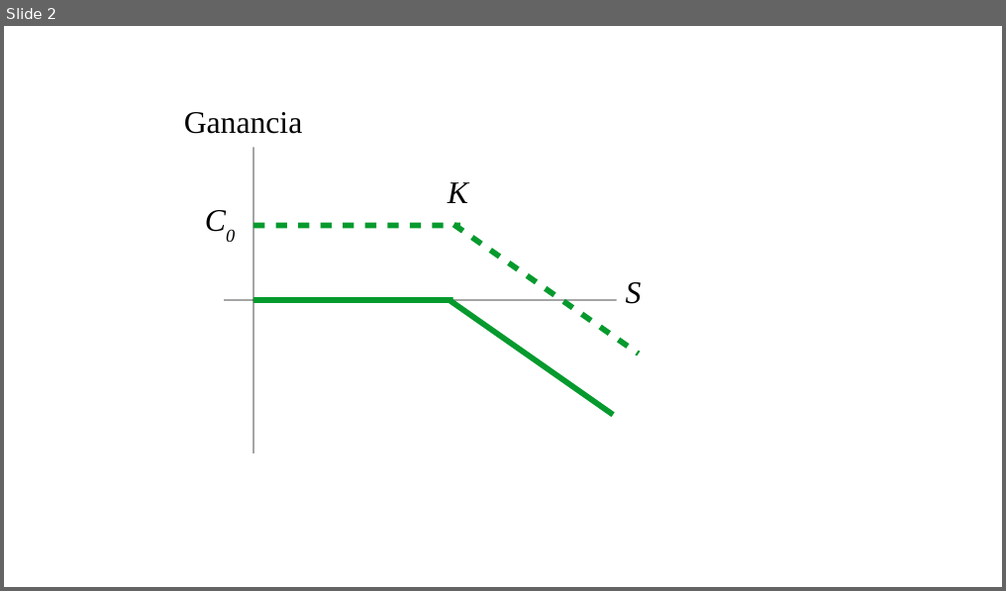
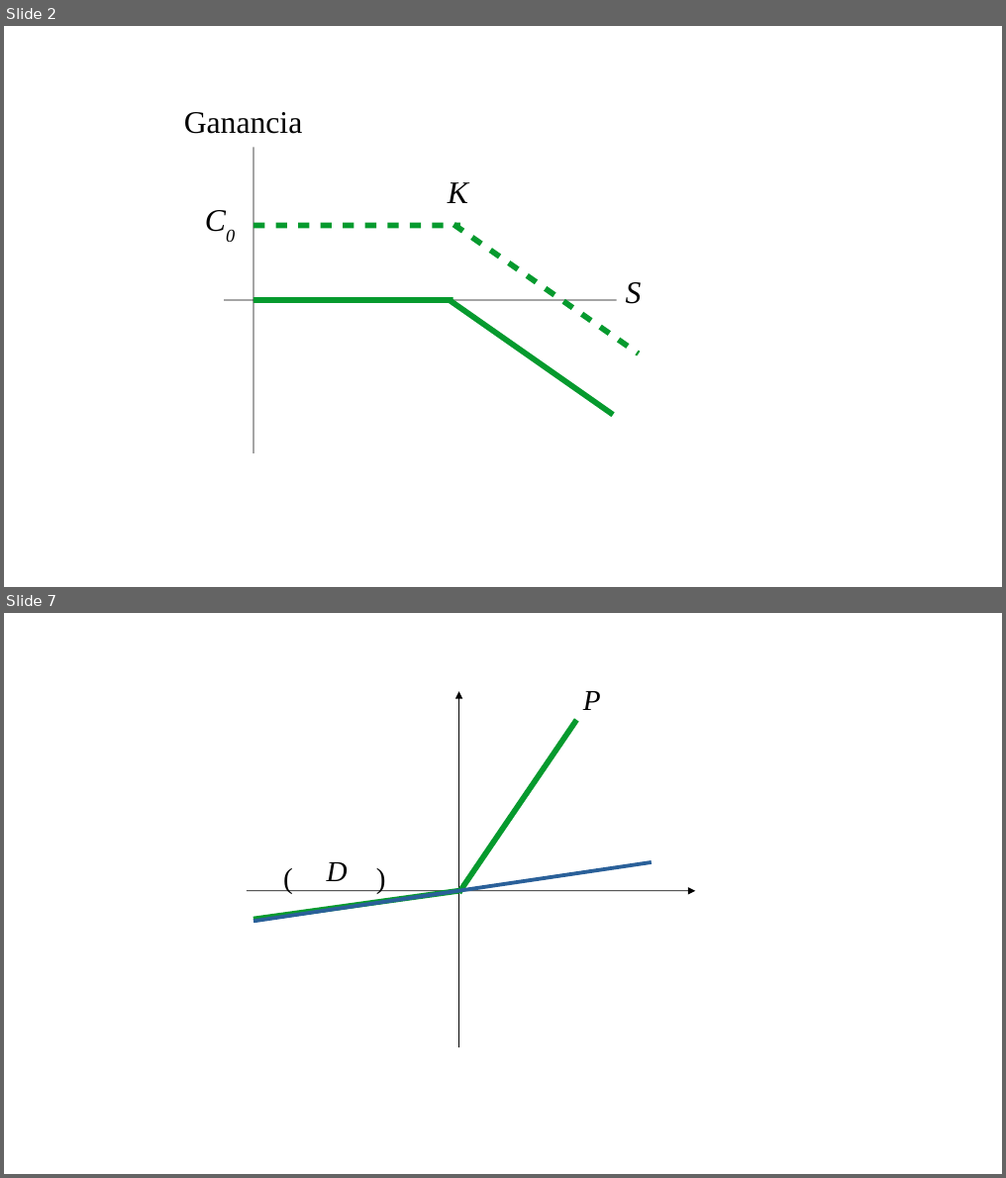
Before and after one commit to PedroMFC/TFG-Maths, a slide deck: imagenes/Gráficas.odp. Shown one above the other, each under a label of ours: slide 2 before the commit, slides 2 and 7 after it; the slides between them are not shown. The pictures are 1006x591 and 1006x1178 pixels, drawn with LibreOffice and Linux fonts; fonts in the diff are those of the drawing. Boxes give left, top, right and bottom in pixels: in the first picture for what was removed or moved away, otherwise in the second. Text is boxed around its words. In the diff, an @@ line names an element or a change of style, - is before the commit and + after.

```diff
--- a/imagenes/Gráficas.odp
+++ b/imagenes/Gráficas.odp
@@ slide 7 added at bbox=[4, 613, 1002, 1174], background #FFFFFF @@
@@ arrow added from (459, 1048) to (459, 692), #000000 0.51 pt @@
@@ text added at bbox=[583, 691, 601, 710], 23 pt, text #000000, italic @@
+P
@@ line added from (459, 893) to (577, 720), #069A2E 4.51 pt @@
@@ line added from (253, 922) to (651, 862), #2A6099 3 pt @@
@@ text added at bbox=[274, 856, 311, 913], 23 pt, text #000000 @@
+(
@@ text added at bbox=[327, 862, 348, 881], 23 pt, text #000000, italic @@
+D
@@ text added at bbox=[367, 856, 403, 913], 23 pt, text #000000 @@
+)
@@ arrow added from (247, 891) to (696, 891), #000000 0.51 pt @@
@@ line added from (253, 920) to (459, 891), #069A2E 4.51 pt @@
```
Also in this commit, not shown: 2 slides changed, 6 other slides added, 52 other files.
